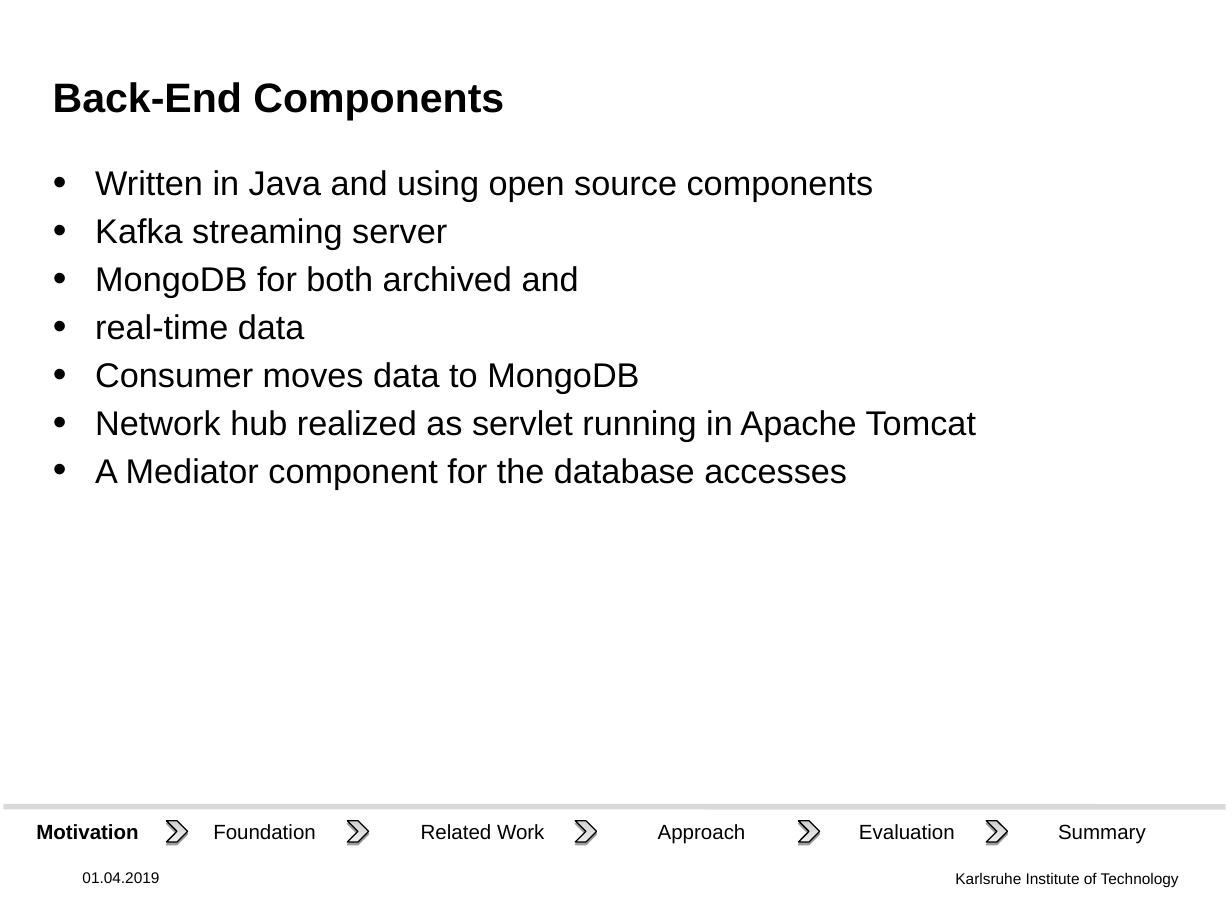
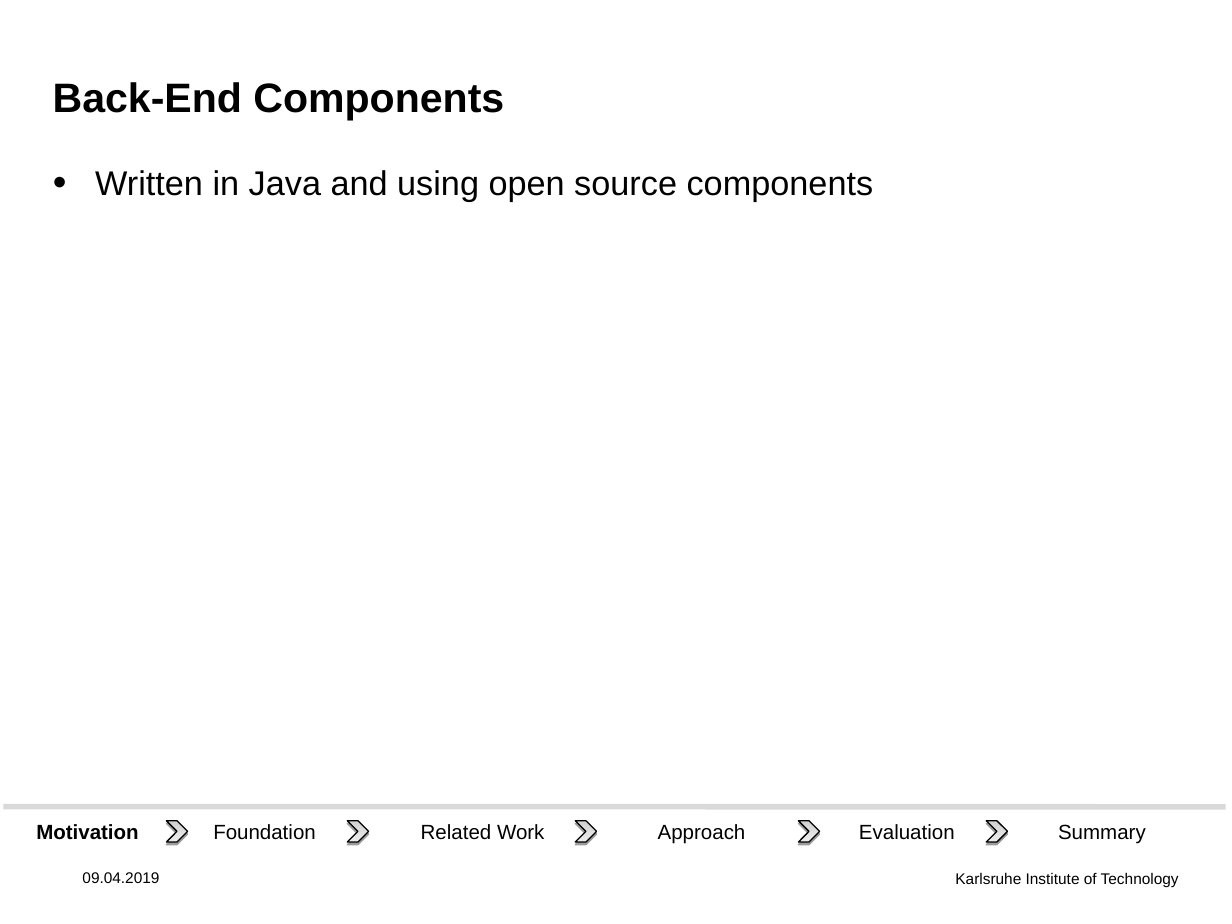
Before and after one commit to DHSTTOS/documents, a slide deck: slide 14 of final_presentation/final-pres3.odp (slide 7 before the commit). Drawn at 1232x924 pixels with LibreOffice and Linux fonts; fonts in the diff are those of the drawing; background and template pictures are left out. Boxes give left, top, right and bottom in pixels: in the first picture for what was removed or moved away, otherwise in the second. Text is boxed around its words. In the diff, an @@ line names an element or a change of style, - is before the commit and + after.

Commit message:
Updates to slides. Add back-end design "speech bubbles". Add logos.

```diff
--- a/final_presentation/final-pres3.odp
+++ b/final_presentation/final-pres3.odp
@@ text at bbox=[95, 218, 976, 489]: paragraphs removed @@
-• Kafka streaming server
-• MongoDB for both archived and
-• real-time data
-• Consumer moves data to MongoDB
-• Network hub realized as servlet running in Apache Tomcat
-• A Mediator component for the database accesses
@@ text at bbox=[82, 872, 159, 883]: text changed @@
-01.04.2019
+09.04.2019
```
Also in this commit, not shown: 13 other slides changed, 7 slides added, 1 slide removed, 1 other file.
